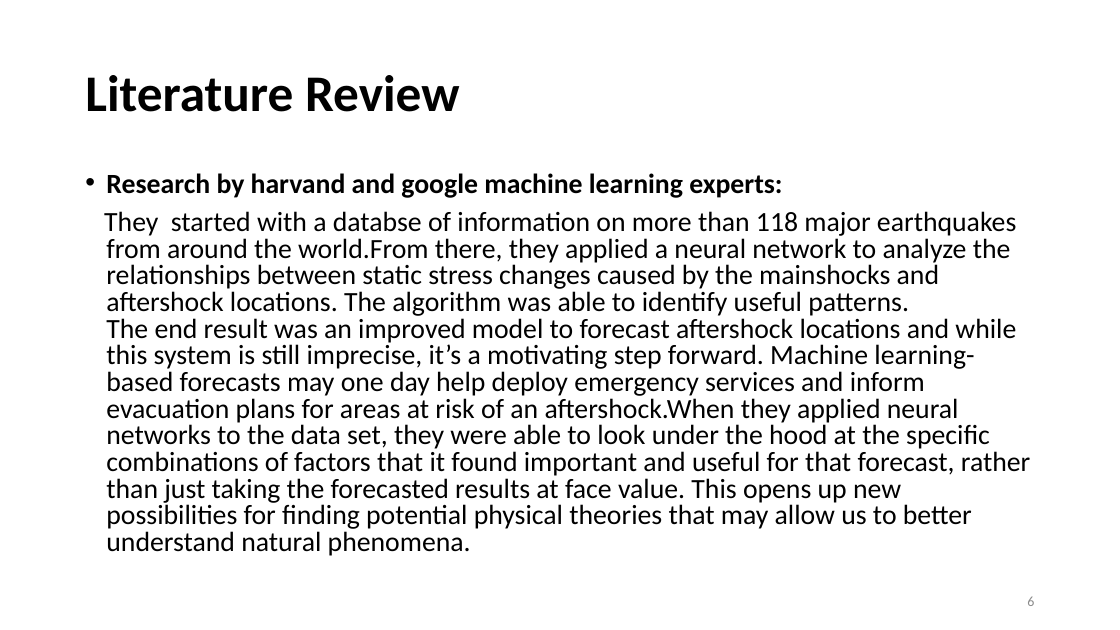
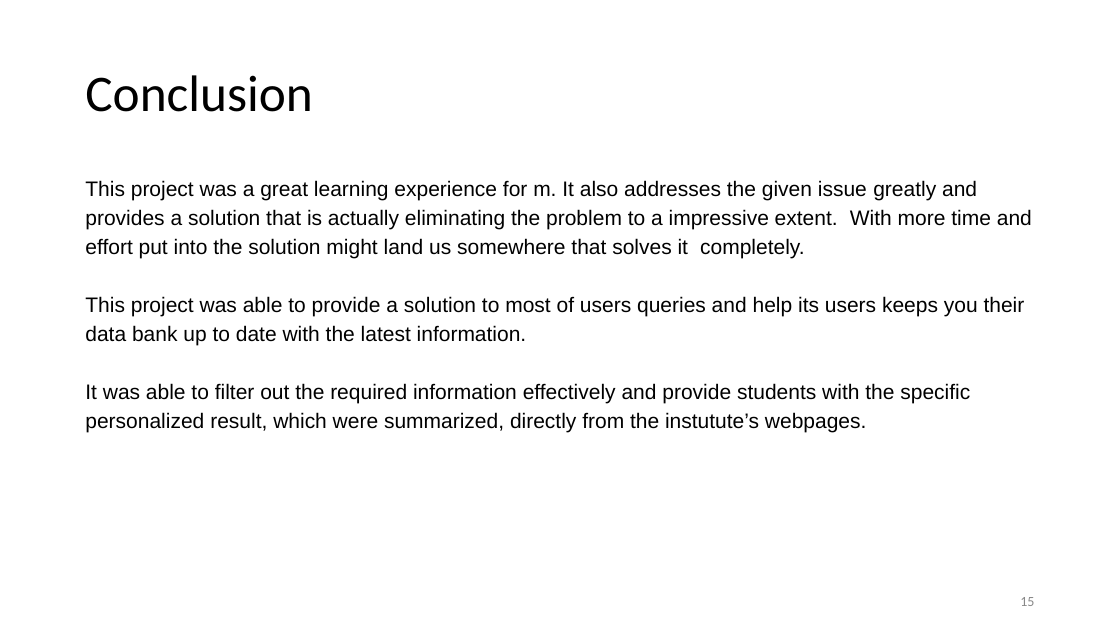
Before and after one commit to TheFenrisLycaon/University, a slide deck: slide 15 of Semester7/Major_Proj/Docs/Review.pptx (slide 6 before the commit). Drawn at 1120x630 pixels with LibreOffice and Linux fonts; fonts in the diff are those of the drawing; background and template pictures are left out. Boxes give left, top, right and bottom in pixels: in the first picture for what was removed or moved away, otherwise in the second. Text is boxed around its words. In the diff, an @@ line names an element or a change of style, - is before the commit and + after.

```diff
--- a/Semester7/Major_Proj/Docs/Review.pptx
+++ b/Semester7/Major_Proj/Docs/Review.pptx
@@ title at (85,75,313,112): text changed; bold off @@
-Literature Review
+Conclusion
@@ text at (85,180,1032,432): text changed; size 23.8 to 18 pt; font Calibri to Arial @@
-• Research by harvand and google machine learning experts:
-They started with a databse of information on more than 118 major earthquakes from around the world.From there, they applied a neural network to analyze the relationships between static stress changes caused by the mainshocks and aftershock locations. The algorithm was able to identify useful patterns.
-The end result was an improved model to forecast aftershock locations and while this system is still imprecise, it’s a motivating step forward. Machine learning-based forecasts may one day help deploy emergency services and inform evacuation plans for areas at risk of an aftershock.When they applied neural networks to the data set, they were able to look under the hood at the specific combinations of factors that it found important and useful for that forecast, rather than just taking the forecasted results at face value. This opens up new possibilities for finding potential physical theories that may allow us to better understand natural phenomena.
+This project was a great learning experience for m. It also addresses the given issue greatly and provides a solution that is actually eliminating the problem to a impressive extent. With more time and effort put into the solution might land us somewhere that solves it completely.
+This project was able to provide a solution to most of users queries and help its users keeps you their data bank up to date with the latest information.
+It was able to filter out the required information effectively and provide students with the specific personalized result, which were summarized, directly from the instutute’s webpages.
@@ page number at (1020,597,1034,606): text changed; text colour #8C8C8C to #888888 @@
-6
+15
```
Also in this commit, not shown: 2 other slides changed, 14 slides added, 7 slides removed, 11 other files.
